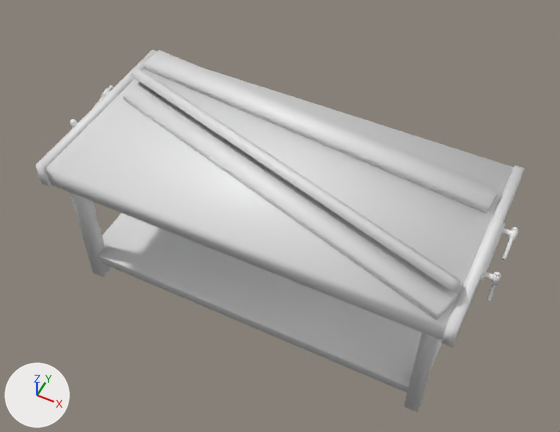
An edit to the Blender file Models/Blend/Props.blend, drawn before and after from the same camera.
The view is the same before and after, from a 50 mm camera at (1.15, -2.29, 3.38) aimed at (0.02, -0.03, 0.56). Every picture has the same lights, and +X, +Y and +Z are marked at lower left. The same objects are shown in both versions, whatever each file hides.

Objects in the first picture: 'Workbench1_low', 'Workbench2_low', 'Workbench3_low'.
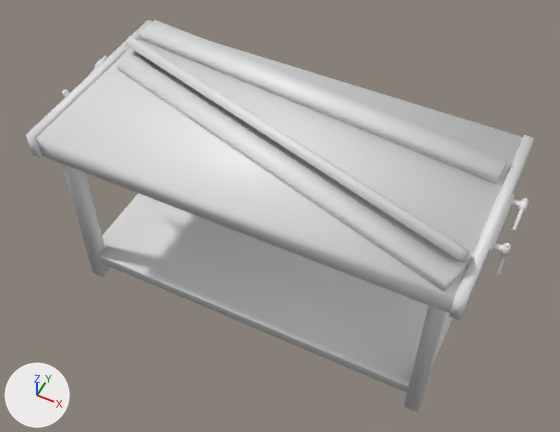
Boxes [x1, y1, x2, y2] around the edits, measured in the pictures (560 x 432 px; the box of a moved part takes in the faces that stretch with it):
'Workbench1_low', reshaped (8% taller): before [36, 50, 525, 412]; after [26, 20, 534, 412]
'Workbench2_low', mesh moved: before [122, 50, 499, 320]; after [116, 20, 509, 292]
'Workbench3_low', mesh moved: before [131, 68, 462, 291]; after [125, 36, 470, 262]
part 1 of me_cube_004, moved or reshaped: before [36, 50, 525, 348]; after [26, 20, 534, 321]
part 2 of me_cube_004, moved or reshaped: before [479, 223, 505, 282]; after [488, 194, 515, 254]
part 3 of me_cube_004, moved or reshaped: before [70, 119, 77, 127]; after [62, 89, 69, 97]
part 4 of me_cube_004, moved or reshaped: before [491, 273, 501, 285]; after [501, 243, 511, 257]
part 5 of me_cube_004, moved or reshaped: before [484, 272, 494, 280]; after [493, 243, 504, 252]
part 6 of me_cube_004, moved or reshaped: before [486, 272, 500, 301]; after [496, 243, 510, 274]
part 7 of me_cube_004, moved or reshaped: before [101, 88, 111, 97]; after [94, 59, 104, 67]
part 8 of me_cube_004, moved or reshaped: before [93, 85, 113, 108]; after [90, 56, 107, 74]
part 9 of me_cube_004, moved or reshaped: before [508, 228, 519, 241]; after [518, 199, 529, 212]
part 10 of me_cube_004, moved or reshaped: before [502, 228, 513, 236]; after [511, 199, 523, 207]
part 11 of me_cube_004, moved or reshaped: before [502, 227, 518, 260]; after [511, 198, 528, 232]
part 12 of me_cube_004, moved or reshaped: before [70, 192, 110, 277]; after [61, 163, 110, 277]
part 13 of me_cube_004, moved or reshaped: before [404, 333, 439, 412]; after [404, 305, 447, 412]

Patch to the scene script:
```diff
--- a/Models/Blend/Props.blend.py
+++ b/Models/Blend/Props.blend.py
@@ me_cube_004 @@
 # used by ob_workbench1_low; location = (0.0, 0.0, 0.0)
-me_cube_004.from_pydata(...)  # 628 vertices, 548 faces; spans x -1.09..1.09, y -0.49..0.49, z 0.0..0.86
+me_cube_004.from_pydata(...)  # 628 vertices, 548 faces; spans x -1.09..1.09, y -0.49..0.49, z 0.0..1.05
+# me_cube_004 part 1: the loose piece of 40 vertices spanning x -1.01..1.01, y -0.49..0.49, z 0.74..0.86 is moved by (0.0, 0.0, 0.19)
+# me_cube_004 part 2: the loose piece of 30 vertices spanning x 1.01..1.02, y -0.17..0.17, z 0.77..0.84 is moved by (0.0, 0.0, 0.19)
+# me_cube_004 part 3: the loose piece of 32 vertices spanning x -1.09..-1.06, y -0.16..-0.11, z 0.77..0.83 is moved by (0.0, 0.0, 0.19)
+# me_cube_004 part 4: the loose piece of 32 vertices spanning x 1.06..1.09, y -0.15..-0.12, z 0.78..0.83 is moved by (0.0, 0.0, 0.19)
+# me_cube_004 part 5: the loose piece of 16 vertices spanning x 1.02..1.07, y -0.15..-0.12, z 0.79..0.82 is moved by (0.0, 0.0, 0.19)
+# me_cube_004 part 6: the loose piece of 66 vertices spanning x 1.06..1.08, y -0.16..-0.12, z 0.67..0.84 is moved by (0.0, 0.0, 0.19)
+# me_cube_004 part 7: the loose piece of 32 vertices spanning x -1.09..-1.06, y 0.11..0.16, z 0.78..0.82 is moved by (0.0, 0.0, 0.19)
+# me_cube_004 part 8: the loose piece of 66 vertices spanning x -1.08..-1.06, y 0.02..0.19, z 0.77..0.82 is moved by (0.0, 0.0, 0.19)
+# me_cube_004 part 9: the loose piece of 32 vertices spanning x 1.06..1.09, y 0.11..0.16, z 0.78..0.82 is moved by (0.0, 0.0, 0.19)
+# me_cube_004 part 10: the loose piece of 16 vertices spanning x 1.02..1.07, y 0.12..0.15, z 0.79..0.82 is moved by (0.0, 0.0, 0.19)
+# me_cube_004 part 11: the loose piece of 66 vertices spanning x 1.06..1.08, y 0.0..0.17, z 0.77..0.82 is moved by (0.0, 0.0, 0.19)
+# me_cube_004 part 12: 4 of 628 vertices moved; they spanned x -0.94..-0.87, y -0.41..-0.34, z 0.75 and now span x -0.94..-0.87, y -0.41..-0.34, z 0.93; mean shift (0.0, 0.0, 0.19); largest move (-0.94, -0.41, 0.75) -> (-0.94, -0.41, 0.93)
+# me_cube_004 part 13: 4 of 628 vertices moved; they spanned x 0.87..0.94, y -0.41..-0.34, z 0.75 and now span x 0.87..0.94, y -0.41..-0.34, z 0.93; mean shift (0.0, 0.0, 0.19); largest move (0.94, -0.41, 0.75) -> (0.94, -0.41, 0.93)
@@ me_cube_014 @@
 me_cube_014.from_pydata(...)  # 16 vertices, 12 faces; spans x -0.95..0.96, y -0.48..0.46, z 0.86..0.9
 # used by ob_workbench2_low; location = (0.0, 0.0, 0.0)
+# me_cube_014 part 14: the whole mesh is moved by (0.0, 0.0, 0.19)
@@ me_cube_015 @@
 me_cube_015.from_pydata(...)  # 8 vertices, 6 faces; spans x -0.92..0.96, y -0.4..0.28, z 0.86..0.99
 # used by ob_workbench3_low; location = (0.0, 0.0, 0.0)
+# me_cube_015 part 15: the whole mesh is moved by (0.0, 0.0, 0.19)
```
